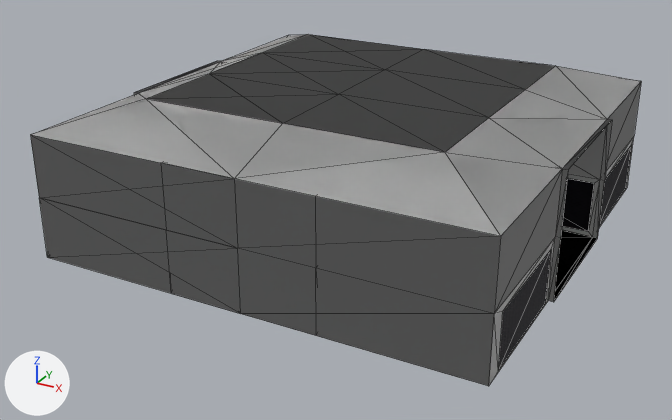
The glTF model assets/moon_base/moon_base.gltf, before and after one commit.
Before and after are seen from a 50 mm camera at (8.18, -15.97, 6.58) aimed at (-0.24, -0.67, -1.07). Lighting does not change. The marker at lower left points along +X, +Y and +Z. Mesh edges are drawn as thin lines. Vertices at the same position are counted once.

Before the edit, the objects in view are built like this:
```python
ob_hall_t = bpy.data.objects.new('hall_t', me_hall_x_mesh_001)
ob_hall_t.location = (0.0, 0.0, 0.0)
ob_hall_x = bpy.data.objects.new('hall_x', me_hall_x_mesh)
ob_hall_x.location = (0.0, 0.0, 0.0)
ob_room1 = bpy.data.objects.new('room1', me_room1_mesh)
ob_room1.location = (0.0, 0.0, 0.0)
ob_room2 = bpy.data.objects.new('room2', me_room1_mesh_001)
ob_room2.location = (0.0, 0.0, 0.0)
```
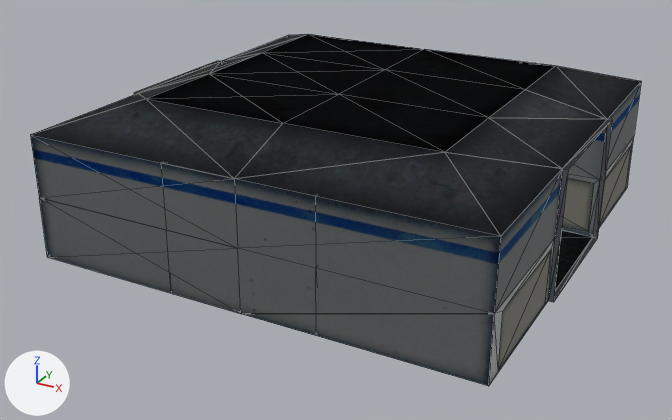
Where the change shows, as pixel boxes (x1, y1, x2, y2) in the pictures (672 x 420 px):
'room1', surface changed (grey to black)
    both: (30, 34, 641, 386)
'room2', surface changed (grey to black)
    both: (32, 34, 641, 386)
'hall_x', surface changed (black to grey)
    both: (556, 128, 606, 288)
'hall_t', surface changed
    both: (562, 164, 587, 231)
part 1 of me_room1_mesh, surface changed (grey to black)
    both: (30, 34, 607, 313)
part 2 of me_room1_mesh_001, surface changed
    before: (32, 34, 641, 314)
    after: (32, 49, 641, 386)

The change, as a diff of the scene's bpy script:
```diff
--- a/assets/moon_base/moon_base.gltf.py
+++ b/assets/moon_base/moon_base.gltf.py
@@ img_big_room_a @@
+img_big_room_a = load_image('Big Room A', 'Big Room A.jpg', 512, 512, 'sRGB')
@@ mat_room1 @@
 mat_room1 = bpy.data.materials.new('room1')
-# nodes: BsdfPrincipled, Math, NormalMap, OutputMaterial, SeparateColor, TexImage x3
-# uses the picture img_room1_color
-# uses the picture img_room1_normal
-# uses the picture img_room1_rough
+# nodes: BsdfPrincipled, OutputMaterial, TexImage
+# uses the picture img_big_room_a
@@ me_room1_mesh @@
 me_room1_mesh.from_pydata(...)  # 70 vertices, 130 faces; spans x -4.6..4.6, y -4.5..4.5, z -1.5..1.5
 # used by ob_room1; location = (0.0, 0.0, 0.0)
+# me_room1_mesh part 1: 130 kept faces spanning x -4.6..4.6, y -4.5..4.5, z -1.5..1.5 get new texture (UV) coordinates
 me_room1_mesh.materials.append(mat_room1)
@@ me_hall_x_mesh @@
 me_hall_x_mesh.from_pydata(...)  # 68 vertices, 116 faces; spans x -4.5..4.5, y -4.5..4.5, z -1.5..1.0
 # used by ob_hall_x; location = (0.0, 0.0, 0.0)
+# me_hall_x_mesh part 3: 116 faces spanning x -4.5..4.5, y -4.5..4.5, z -1.5..1.0 switch from mat_hall_x to mat_room1 (picture img_big_room_a)
@@ me_room1_mesh_001 @@
 me_room1_mesh_001.from_pydata(...)  # 72 vertices, 132 faces; spans x -4.6..4.6, y -4.5..4.5, z -1.5..1.5
 # used by ob_room2; location = (0.0, 0.0, 0.0)
+# me_room1_mesh_001 part 2: 132 kept faces spanning x -4.6..4.6, y -4.5..4.5, z -1.5..1.5 get new texture (UV) coordinates
 me_room1_mesh_001.materials.append(mat_room1)
```
